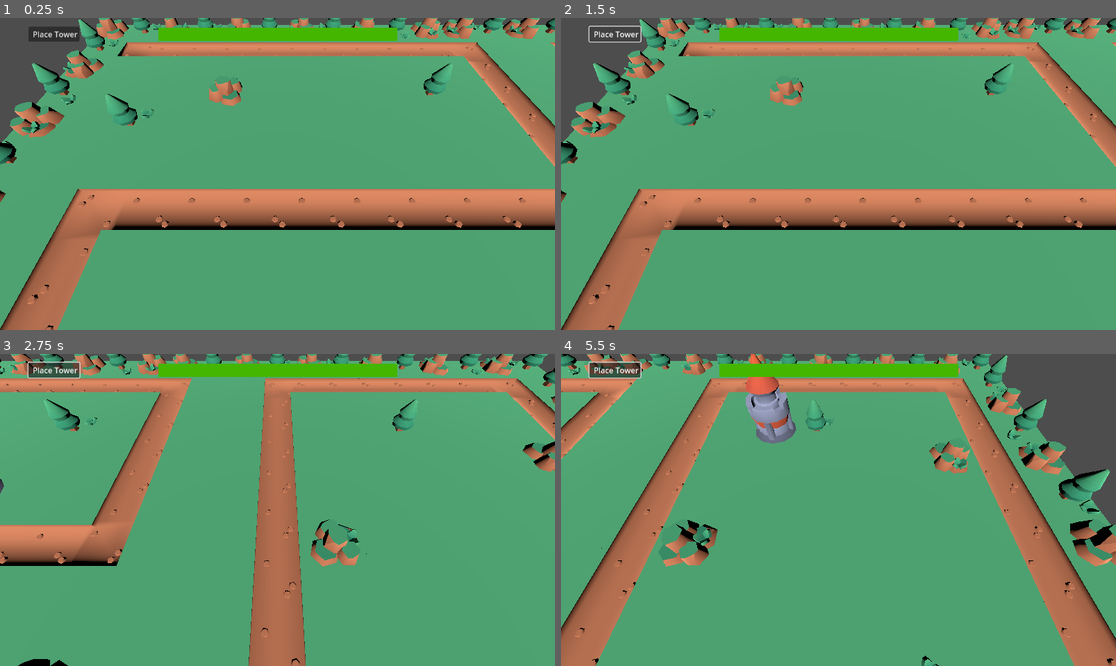
Above: before the commit, frames 1-4 (two rows, left to right).
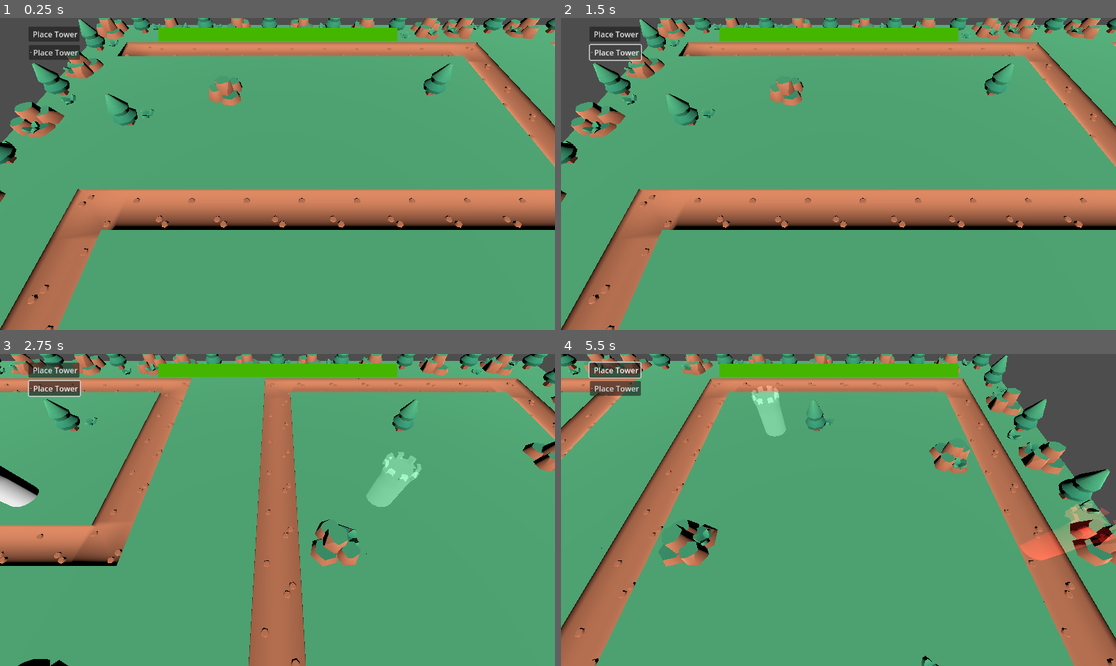
Above: after the commit, the same moments.

Repository: vhladko/tower_defence
Game: Godot game, scene res://main.tscn
The game is run twice, just before and just after one commit, with the same random seed, the same clock (stepped at 60 frames per second) and the same inputs.
Inputs (mouse positions are in pixels of both pictures, inside the frame that each line leads up to):
- Up to frame 1 (0.25 s): no input
- Up to frame 2 (1.5 s): click "Place Tower" at 0.5 s; click "Place Tower" at 1.25 s
- Up to frame 3 (2.75 s): tap Enter at 2 s; move the mouse to (399, 494) at 2.02 s; hold Right (ui_right) from 2.03 s (still down); tap Mouse wheel up (zoom_in) at 2.1 s; click (399, 494) at 2.17 s
- Up to frame 4 (5.5 s): release Right (ui_right) at 2.75 s; drag from (727, 525) to (810, 572) at 2.77 s; tap Space at 3.5 s; move the mouse to (894, 441) at 3.52 s; hold Right (ui_right) 3.53-4.25 s; tap Mouse wheel up (zoom_in) at 3.6, 5.1 s; click (894, 441) at 3.67 s; drag from (810, 572) to (672, 463) at 4.27 s; tap Enter at 5 s; move the mouse to (1005, 556) at 5.02 s; hold Left (ui_left) from 5.03 s (still down); click (1005, 556) at 5.17 s

The runs differ from the first frame. In frame 1, 0.4% of the frame differs, in the area x 5-15%, y 8-14%; in frame 2, 0.3%; in frame 3, 2.2%; in frame 4, 3.4%, in the area x 5-100%, y 0-67%.

Commit message:
Created build manager

Diff:
--- a/button.gd
+++ b/button.gd
@@ -1,133 +1,9 @@
 extends Button
 @export var building: PackedScene
 @export var building_icon: Texture2D
-@export var main: Node3D
-
-var _is_dragging: bool = false
-var _building_instance: Node3D
-var _cam: Camera3D
-var _last_valid_location: Vector3
-var _last_valid_local_location: Vector3i
-var _grid: GridMap
-var _can_place: bool
-
-var RAYCAST_LENGTH = 1000.0
 
 func _ready():
 	icon = building_icon
-	_building_instance = building.instantiate()
-	_building_instance.is_ghost = true
-
-
-	add_child(_building_instance)
-	_building_instance.visible = false
-	_cam = get_viewport().get_camera_3d()
-
-
-func _on_button_down():
-	_is_dragging = true
-
 
 func _on_button_up():
-	_is_dragging = false
-	_building_instance.visible = false
-	if _can_place:
-		var new_build = building.instantiate()
-		new_build.global_position = _last_valid_location
-		_grid.add_child(new_build)
-		_grid.place_in_cell(_last_valid_local_location)
-
-func _physics_process(_delta):
-	if _is_dragging:
-		var space_state = _building_instance.get_world_3d().direct_space_state
-		var mouse_position = get_viewport().get_mouse_position()
-		var origin = _cam.project_ray_origin(mouse_position)
-		var end = origin + _cam.project_ray_normal(mouse_position) * RAYCAST_LENGTH
-		var query: PhysicsRayQueryParameters3D = PhysicsRayQueryParameters3D.create(origin, end)
-		query.collide_with_bodies = true
-		query.collision_mask = 2
-		var ray_result = space_state.intersect_ray(query)
-		if ray_result.size() > 0:
-			_building_instance.visible = true
-			var col = ray_result.get('collider')
-			if col is GridMap:
-				clear_texture_override()
-				_grid = col
-				var local_coords = col.local_to_map(ray_result.get("position"))
-				var global_coords = col.map_to_local(local_coords)
-				_building_instance.global_position = global_coords
-				_last_valid_location = global_coords
-				_last_valid_local_location = local_coords
-				var is_good_for_placement = false
-				var item = col.get_cell_item(local_coords)
-				if item > 0:
-					var layers = col.mesh_library.get_item_navigation_layers(item)
-					var names = get_navigation_layer_name_from_mask(layers)
-					is_good_for_placement = names.filter(func(layout_name): return layout_name == 'building_area').size() > 0
-
-				if col.is_cell_occupied(local_coords) || not is_good_for_placement:
-					make_building_error()
-					_can_place = false
-				else:
-					make_building_transparent()
-					_can_place = true
-
-		else:
-			_building_instance.global_position = Vector3(mouse_position.x, 0.2, mouse_position.y)
-
-func get_navigation_layer_name_from_mask(mask: int) -> Array:
-	var names := []
-	for i in 32:
-		if mask & (1 << i) != 0:
-			var layer_idx = i + 1
-			var setting = "layer_names/3d_navigation/layer_%d" % layer_idx
-			var layer_name = ProjectSettings.get(setting)
-			if layer_name == "":
-				layer_name = "Layer %d" % layer_idx
-			names.append(layer_name)
-	return names
-
-func clear_texture_override():
-	var _building_model = _building_instance.get_child(0)
-	var _building_mesh = _building_model.get_child(0)
-	if _building_mesh is MeshInstance3D:
-		_building_mesh.set_surface_override_material(0, null)
-
-func make_building_transparent():
-	var _building_model = _building_instance.get_child(0)
-	var _building_mesh = _building_model.get_child(0)
-	if _building_mesh is MeshInstance3D:
-		var mat = _building_mesh.get_active_material(0)
-		if mat == null:
-			mat = StandardMaterial3D.new()
-		else:
-			mat = mat.duplicate()
-
-		_building_mesh.set_surface_override_material(0, mat)
-		mat.transparency = BaseMaterial3D.TRANSPARENCY_ALPHA
-		mat.blend_mode = BaseMaterial3D.BLEND_MODE_ADD
-
-		var c: Color = mat.albedo_color
-		c.a = 0.2
-		mat.albedo_color = c
-
-func make_building_error():
-	var _building_model = _building_instance.get_child(0)
-	var _building_mesh = _building_model.get_child(0)
-	if _building_mesh is MeshInstance3D:
-		var mat = _building_mesh.get_active_material(0)
-		if mat == null:
-			mat = StandardMaterial3D.new()
-		else:
-			mat = mat.duplicate()
-
-		_building_mesh.set_surface_override_material(0, mat)
-		mat.transparency = BaseMaterial3D.TRANSPARENCY_ALPHA
-		mat.blend_mode = BaseMaterial3D.BLEND_MODE_ADD
-
-		var c: Color = mat.albedo_color
-		c.a = 0.3
-		c.r = 1
-		c.b = 0
-		c.g = 0
-		mat.albedo_color = c
+	BuildManager._start_building(building)
--- a/game_state.gd
+++ b/game_state.gd
@@ -27,6 +27,7 @@
 	ui_mode = UI_MODES.GAME
 	user_hp = 100
 	gold = 0
+	BuildManager.cancel_building()
 
 func set_user_hp(hp: int) -> void:
 	if (hp <= 0):
--- a/main.tscn
+++ b/main.tscn
@@ -8,6 +8,7 @@
 [ext_resource type="PackedScene" path="res://GameOver.tscn" id="7_5vw27"]
 [ext_resource type="PackedScene" uid="uid://t64bo4gpt0vo" path="res://building/building.tscn" id="7_272bh"]
 [ext_resource type="PackedScene" path="res://GameWin.tscn" id="8_5vw27"]
+[ext_resource type="PackedScene" uid="uid://dcdqdc4uedhly" path="res://scenes/towers/multiple_tower/multiple_tower.tscn" id="9_kek77"]
 
 [sub_resource type="CanvasTexture" id="CanvasTexture_272bh"]
 
@@ -35,7 +36,7 @@
 offset_right = 40.0
 offset_bottom = 40.0
 
-[node name="Button" type="Button" parent="Control" node_paths=PackedStringArray("main")]
+[node name="Button" type="Button" parent="Control"]
 layout_mode = 0
 offset_left = 59.0
 offset_top = 18.0
@@ -45,7 +46,17 @@
 script = ExtResource("6_7mycd")
 building = ExtResource("7_272bh")
 building_icon = SubResource("CanvasTexture_272bh")
-main = NodePath("../..")
+
+[node name="Button2" type="Button" parent="Control"]
+layout_mode = 0
+offset_left = 60.0
+offset_top = 56.0
+offset_right = 161.0
+offset_bottom = 87.0
+text = "Place Tower"
+script = ExtResource("6_7mycd")
+building = ExtResource("9_kek77")
+building_icon = SubResource("CanvasTexture_272bh")
 
 [node name="BuildingArea" parent="." instance=ExtResource("2_0xm2m")]
 transform = Transform3D(1, 0, 0, 0, 1, 0, 0, 0, 1, -11.3928, 1.94877, 8.01116)
@@ -83,3 +94,5 @@
 
 [connection signal="button_down" from="Control/Button" to="Control/Button" method="_on_button_down"]
 [connection signal="button_up" from="Control/Button" to="Control/Button" method="_on_button_up"]
+[connection signal="button_down" from="Control/Button2" to="Control/Button2" method="_on_button_down"]
+[connection signal="button_up" from="Control/Button2" to="Control/Button2" method="_on_button_up"]
--- a/project.godot
+++ b/project.godot
@@ -18,6 +18,7 @@
 [autoload]
 
 State="*res://game_state.gd"
+BuildManager="*res://scenes/build_manager/build_manager.gd"
 
 [global_group]
 
--- /dev/null
+++ b/scenes/build_manager/build_manager.gd
@@ -0,0 +1,137 @@
+extends Node3D
+
+
+var _building: PackedScene
+var _building_instance: Node3D
+var _cam: Camera3D
+var _last_valid_location: Vector3
+var _last_valid_local_location: Vector3i
+var _grid: GridMap
+var _can_place: bool
+
+var RAYCAST_LENGTH = 1000.0
+
+
+func _start_building(building: PackedScene):
+	_building_instance = building.instantiate()
+	_building = building
+	State.set_ui_mode(State.UI_MODES.BUILDING)
+	_building_instance.is_ghost = true
+
+	add_child(_building_instance)
+	_building_instance.visible = false
+	_cam = get_viewport().get_camera_3d()
+
+func _unhandled_input(event: InputEvent) -> void:
+	if event is InputEventMouseButton and event.button_index == MOUSE_BUTTON_LEFT:
+		if event.pressed:
+			place_building()
+	if event is InputEventMouseButton and event.button_index == MOUSE_BUTTON_RIGHT:
+		if event.pressed:
+			cancel_building()
+
+func place_building():
+	if _can_place:
+		var new_build = _building.instantiate()
+		new_build.global_position = _last_valid_location
+		_grid.add_child(new_build)
+		_grid.place_in_cell(_last_valid_local_location)
+
+func cancel_building():
+	State.set_ui_mode(State.UI_MODES.GAME)
+	_building_instance.queue_free()
+
+func _physics_process(_delta):
+	if State.get_ui_mode() == State.UI_MODES.BUILDING:
+		var space_state = _building_instance.get_world_3d().direct_space_state
+		var mouse_position = get_viewport().get_mouse_position()
+		var origin = _cam.project_ray_origin(mouse_position)
+		var end = origin + _cam.project_ray_normal(mouse_position) * RAYCAST_LENGTH
+		var query: PhysicsRayQueryParameters3D = PhysicsRayQueryParameters3D.create(origin, end)
+		query.collide_with_bodies = true
+		query.collision_mask = 2
+		var ray_result = space_state.intersect_ray(query)
+		if ray_result.size() > 0:
+			_building_instance.visible = true
+			var col = ray_result.get('collider')
+			if col is GridMap:
+				clear_texture_override()
+				_grid = col
+				var local_coords = col.local_to_map(ray_result.get("position"))
+				var global_coords = col.map_to_local(local_coords)
+				_building_instance.global_position = global_coords
+				_last_valid_location = global_coords
+				_last_valid_local_location = local_coords
+				var is_good_for_placement = false
+				var item = col.get_cell_item(local_coords)
+				if item > 0:
+					var layers = col.mesh_library.get_item_navigation_layers(item)
+					var names = get_navigation_layer_name_from_mask(layers)
+					is_good_for_placement = names.filter(func(layout_name): return layout_name == 'building_area').size() > 0
+
+				if col.is_cell_occupied(local_coords) || not is_good_for_placement:
+					make_building_error()
+					_can_place = false
+				else:
+					make_building_transparent()
+					_can_place = true
+
+		else:
+			_building_instance.global_position = Vector3(mouse_position.x, 0.2, mouse_position.y)
+
+func get_navigation_layer_name_from_mask(mask: int) -> Array:
+	var names := []
+	for i in 32:
+		if mask & (1 << i) != 0:
+			var layer_idx = i + 1
+			var setting = "layer_names/3d_navigation/layer_%d" % layer_idx
+			var layer_name = ProjectSettings.get(setting)
+			if layer_name == "":
+				layer_name = "Layer %d" % layer_idx
+			names.append(layer_name)
+	return names
+
+func clear_texture_override():
+	var _building_model = _building_instance.get_child(0)
+	var _building_mesh = _building_model.get_child(0)
+	if _building_mesh is MeshInstance3D:
+		_building_mesh.set_surface_override_material(0, null)
+
+func make_building_transparent():
+	var _building_model = _building_instance.get_child(0)
+	var _building_mesh = _building_model.get_child(0)
+	if _building_mesh is MeshInstance3D:
+		var mat = _building_mesh.get_active_material(0)
+		if mat == null:
+			mat = StandardMaterial3D.new()
+		else:
+			mat = mat.duplicate()
+
+		_building_mesh.set_surface_override_material(0, mat)
+		mat.transparency = BaseMaterial3D.TRANSPARENCY_ALPHA
+		mat.blend_mode = BaseMaterial3D.BLEND_MODE_ADD
+
+		var c: Color = mat.albedo_color
+		c.a = 0.2
+		mat.albedo_color = c
+
+func make_building_error():
+	var _building_model = _building_instance.get_child(0)
+	var _building_mesh = _building_model.get_child(0)
+	if _building_mesh is MeshInstance3D:
+		var mat = _building_mesh.get_active_material(0)
+		if mat == null:
+			mat = StandardMaterial3D.new()
+		else:
+			mat = mat.duplicate()
+
+		_building_mesh.set_surface_override_material(0, mat)
+		mat.transparency = BaseMaterial3D.TRANSPARENCY_ALPHA
+		mat.blend_mode = BaseMaterial3D.BLEND_MODE_ADD
+
+		var c: Color = mat.albedo_color
+		c.a = 0.3
+		c.r = 1
+		c.b = 0
+		c.g = 0
+		mat.albedo_color = c
Not shown: 1 places in main.tscn that only renumber resources
Not shown, added: scenes/build_manager/build_manager.gd.uid
